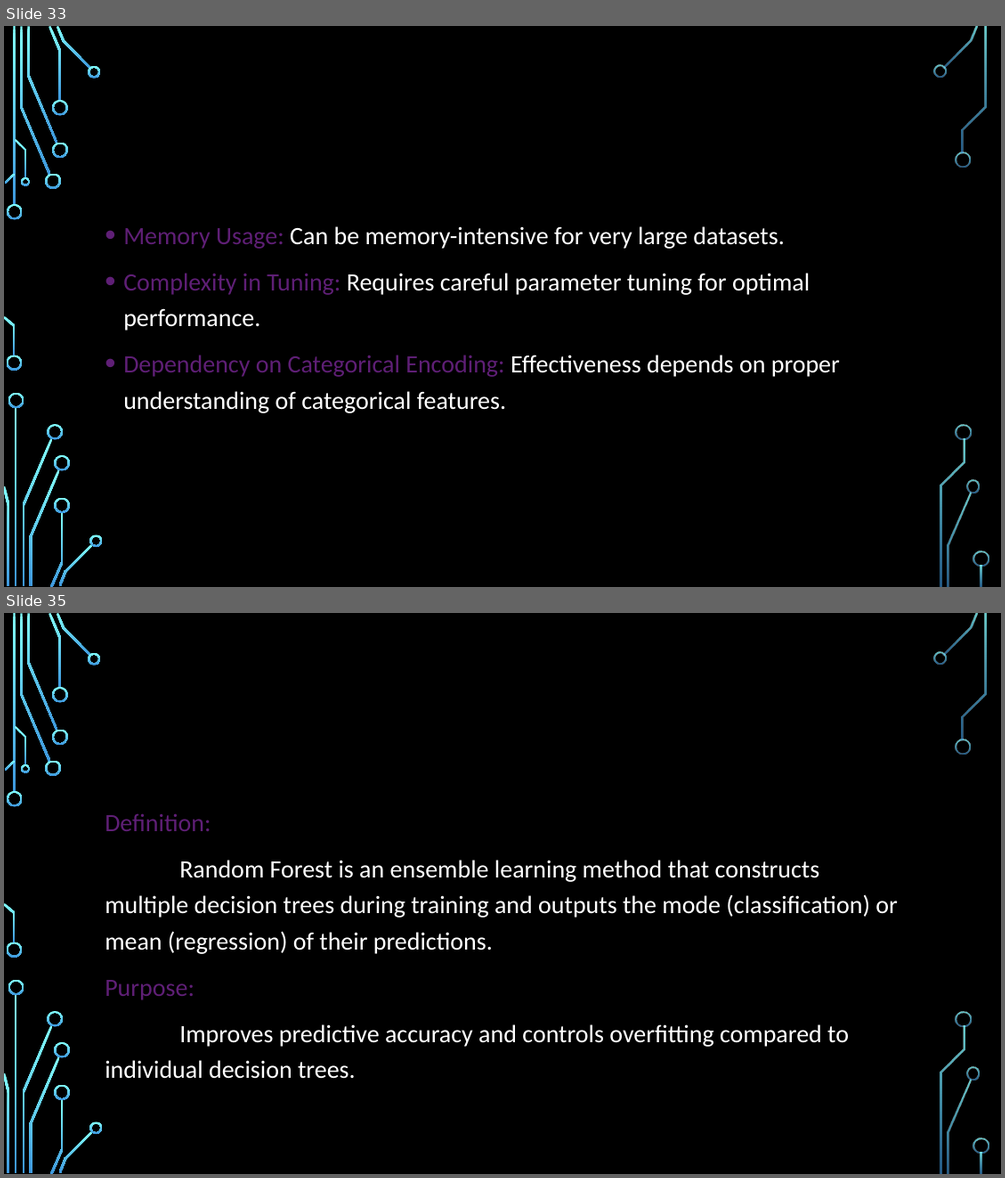
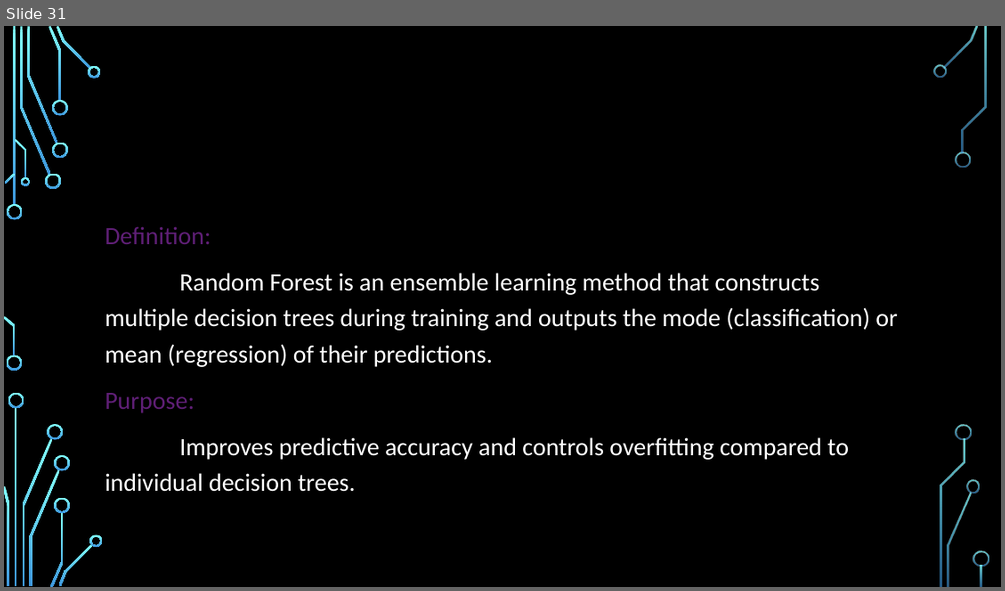
Before and after one commit to Ramya123321/Microsoft--Classifying-Cybersecurity-Incidents, a slide deck: Cyber Security.pptx. Shown one above the other, each under a label of ours: slides 33 and 35 before the commit, slide 31 after it; the slides between them are not shown. The pictures are 1005x1178 and 1005x591 pixels, drawn with LibreOffice and Linux fonts; fonts in the diff are those of the drawing; background and template pictures are left out. Boxes give left, top, right and bottom in pixels: in the first picture for what was removed or moved away, otherwise in the second. Text is boxed around its words. In the diff, an @@ line names an element or a change of style, - is before the commit and + after.

```diff
--- a/Cyber Security.pptx
+++ b/Cyber Security.pptx
@@ slide 33 removed at (4,26,1001,587), background picture (left out); not listed: 36 template elements that a slide beside it also shows @@
@@ text removed at (123,226,840,413) @@
-• Memory Usage: Can be memory-intensive for very large datasets.
-• Complexity in Tuning: Requires careful parameter tuning for optimal performance.
-• Dependency on Categorical Encoding: Effectiveness depends on proper understanding of categorical features.
@@ title removed at (275,392,296,409) @@
-LIMITATIONS OF CATBOOST
@@ what was slide 35 is now slide 31 @@
```
Also in this commit, not shown: 6 slides changed, 3 slides added, 6 other slides removed.
